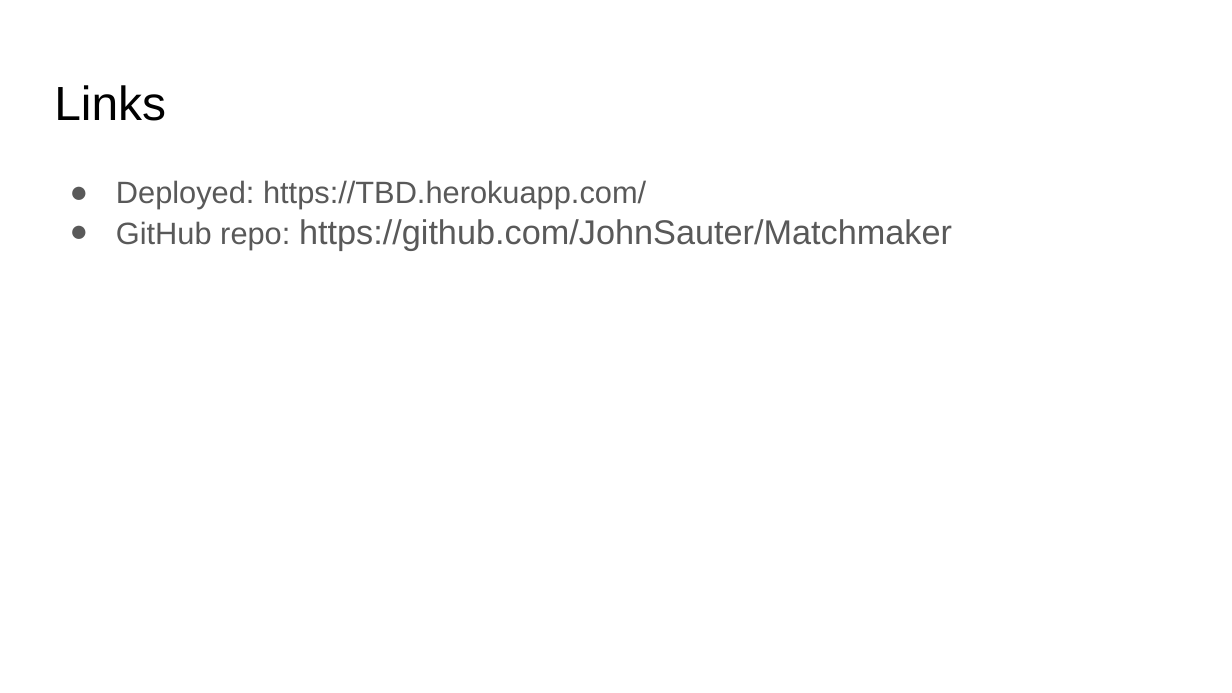
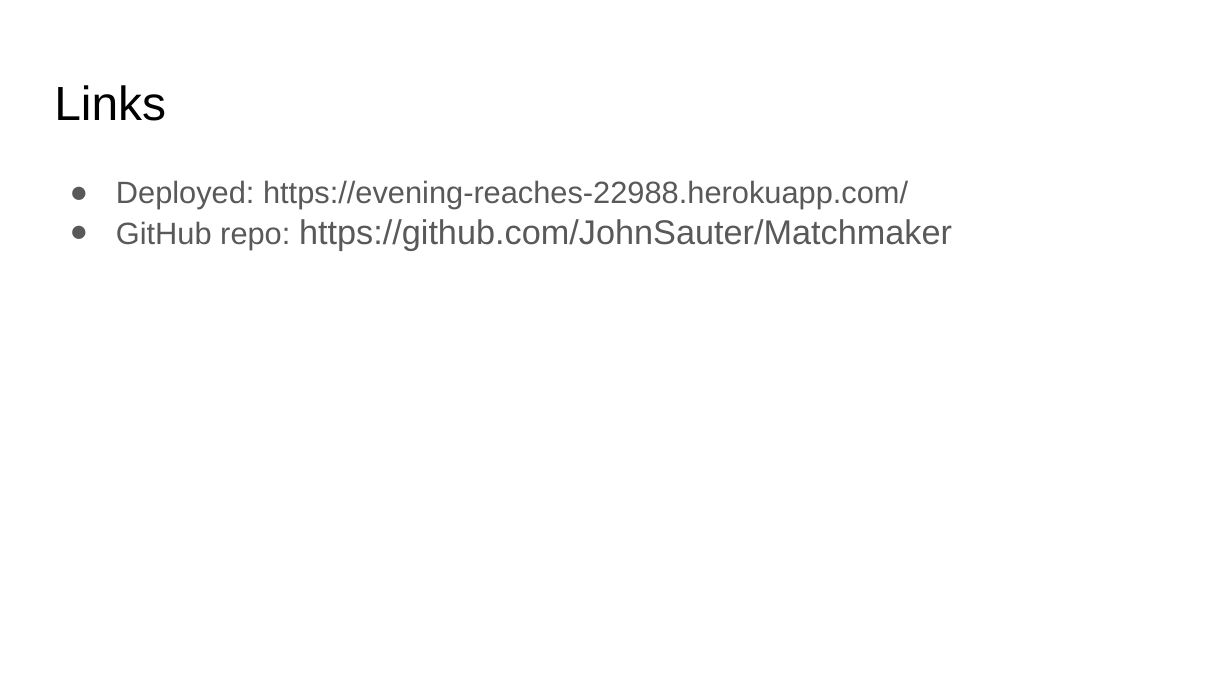
Before and after one commit to JohnSauter/Matchmaker, a slide deck: slide 10 of presentation/Matchmaker.odp. Drawn at 1232x693 pixels with LibreOffice and Linux fonts; fonts in the diff are those of the drawing. Boxes give left, top, right and bottom in pixels: in the first picture for what was removed or moved away, otherwise in the second. Text is boxed around its words. In the diff, an @@ line names an element or a change of style, - is before the commit and + after.

Commit message:
minor updates to the presentation

```diff
--- a/presentation/Matchmaker.odp
+++ b/presentation/Matchmaker.odp
@@ text at (116,180,908,209): text changed @@
-● Deployed: https://TBD.herokuapp.com/
+● Deployed: https://evening-reaches-22988.herokuapp.com/
```
Also in this commit, not shown: 1 other slide changed.
